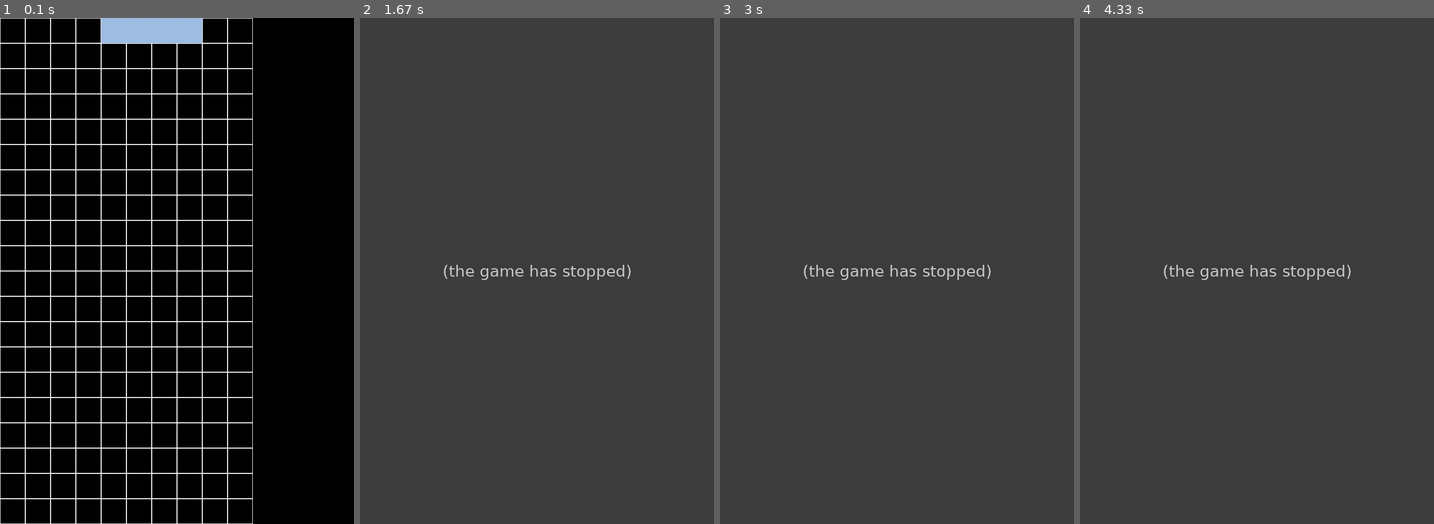
Above: before the commit, frames 1-4 (left to right).
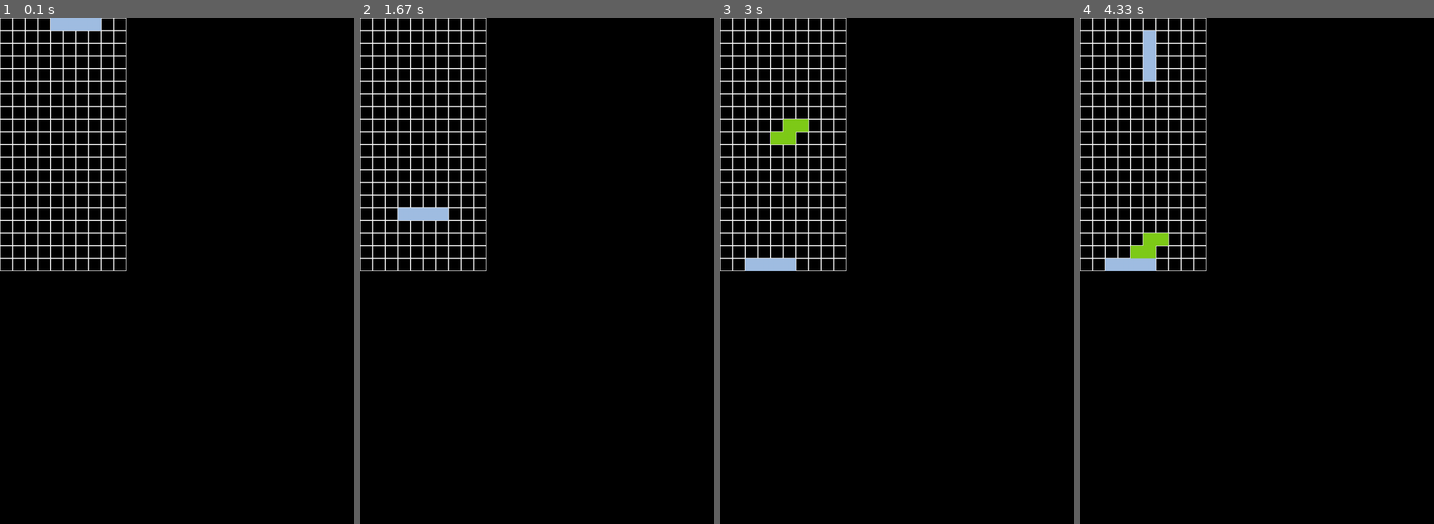
Above: after the commit, the same moments.

Repository: ao-u/pygame-tetris
Game: pygame game, started from tetris/Main/main.py
The game is run twice, just before and just after one commit, with the same random seed, the same clock (stepped at 60 frames per second) and the same inputs.
Inputs:
- Up to frame 1 (0.1 s): no input
- Up to frame 2 (1.67 s): hold A 0.33-0.8 s; hold Up 0.33-0.8 s; tap D at 0.83 s; hold Up from 1.23 s (still down)
- Up to frame 3 (3 s): release Up at 1.7 s; hold Down 1.73-2.03 s; hold Up 2.07-2.43 s; hold Down 2.47-2.83 s; hold Up from 2.87 s (still down)
- Up to frame 4 (4.33 s): release Up at 3.17 s; hold Down 3.2-3.5 s; hold Up 3.53-3.9 s; hold Down 3.93-4.3 s

The runs differ from the first frame. In frame 1, 8.5% of the frame differs, in the area x 0-72%, y 0-100%; in frame 2, 100%, in the area x 0-100%, y 0-100%; in frame 3, 100%; in frame 4, 100%.
Error before the commit: IndexError: tuple index out of range (main.py line 75); the game stopped at 0.7 s (later frames are placeholders)

Commit message:
Update main.py

Diff:
--- a/tetris/Main/main.py
+++ b/tetris/Main/main.py
@@ -9,7 +9,8 @@
 win = game.display.set_mode((gamex, gamey))
 run = True
 newpeice = True
-scale = 50
+scale = 25
+tick = 0
 
 #       0    1    2    3    4    5    6
 #bag =["I", "J", "L", "O", "S", "T", "Z"]
@@ -17,15 +18,22 @@
 currentPeice = Peice(0, 0, 0, 0, [])
 
 deadBlocks = []
+
+delayperkey = [0, 0, 0, 0]
+
+delay = 250
+
 
 #colors for each peice
 COLOR = (
     (161, 190, 228),
-    (),
-    (),
+    (51, 76, 178),
+    (216, 127, 51),
+    (229, 229, 51),
+    (127, 204, 25)
 )
 #rotation matrices for each peice
-R =    (
+R = (
     (
         #I, 0
         (-1, 0, 0, 0, 1, 0, 2, 0),
@@ -42,7 +50,7 @@
     ),
     (
         #L, 2
-        (-1, 1, -1, 0, 0, 0, 1, 0),
+        (1, -1, -1, 0, 0, 0, 1, 0),
         (1, 1, 0, -1, 0, 0, 0, 1),
         (-1, 1, -1, 0, 0, 0, 1, 0),
         (-1, -1, 0, -1, 0, 0, 0, 1)
@@ -56,10 +64,17 @@
     ),
     (
         #S, 4
-        (-1, 1, -1, 0, 0, 0, 1, 0),
-        (1, 1, 0, -1, 0, 0, 0, 1),
-        (-1, 1, -1, 0, 0, 0, 1, 0),
-        (-1, -1, 0, -1, 0, 0, 0, 1)
+        (1, -1, -1, 0, 0, 0, 0, -1),
+        (1, 1, 0, -1, 0, 0, 1, 0),
+        (-1, 1, 0, 1, 0, 0, 1, 0),
+        (-1, -1, -1, 0, 0, 0, 0, 1)
+    ),
+    (
+        #T, 5
+        (-1, 1, -1, 0, 0, 0, 0, -1),
+        (1, 1, 0, -1, 0, 0, 1, 0),
+        (-1, 1, 0, 1, 0, 0, 1, 0),
+        (-1, -1, -1, 0, 0, 0, 0, 1)
     )
 )
 
@@ -89,82 +104,124 @@
             return True
     return False
 
+def makeGrid():
+    for x in range(10):
+        for y in range(20):
+            game.draw.rect(win, (255, 255, 255), (x * scale, y * scale, scale, scale), 1)
+
+def input(key):
+    match key:
+        case 'A':
+            currentPeice.x-=1
+            updateCurrentPeiceBlocks()
+            if peiceOutOfBounds() or currentPeiceColliding():
+                currentPeice.x+=1
+        case 'D':
+            currentPeice.x+=1
+            updateCurrentPeiceBlocks()
+            if peiceOutOfBounds() or currentPeiceColliding():
+                currentPeice.x-=1
+        case 'UP':
+            currentPeice.r +=1
+            currentPeice.r %=4
+            updateCurrentPeiceBlocks()
+            if peiceOutOfBounds() or currentPeiceColliding():
+                currentPeice.r -=1
+        case 'DOWN':
+            currentPeice.r -=1
+            currentPeice.r %=4
+            updateCurrentPeiceBlocks()
+            if peiceOutOfBounds() or currentPeiceColliding():
+                currentPeice.r +=1
+    updateCurrentPeiceBlocks()
+
 
 while run:
+    keyy = []
     #check for quit
     for event in game.event.get():
         if event.type == game.QUIT:
             run = False
-    #fill bg with nothing
-    win.fill((0, 0, 0))
-    #make grid
-    for x in range(10):
-        for y in range(20):
-            game.draw.rect(win, (255, 255, 255), (x * scale, y * scale, scale, scale), 1)
-
-
-    #try to move current peice down by 1, make it dead if it hits something
-    currentPeice.y+=1
-    updateCurrentPeiceBlocks()
-    if currentPeiceColliding():
-        currentPeice.y-=1
-        updateCurrentPeiceBlocks()
-        makeDeadPeice(currentPeice)
-        newpeice = True
-
-    #create new peice if needed
-    if newpeice:
-        currentPeice.x = 5
-        currentPeice.y = 0
-        currentPeice.r = 0
-        currentPeice.tipe = 0
-        updateCurrentPeiceBlocks()
-        #makePeice(peices[-1])
-        #random.choice(bag)
-        newpeice = False
-
-
-
-    #display current peice
-    for i in range(4):
-        game.draw.rect(win, currentPeice.blocks[i].c, (currentPeice.blocks[i].x * scale, currentPeice.blocks[i].y * scale, scale, scale))
-    #display all dead peices
-    for block in deadBlocks:
-        game.draw.rect(win, block.c, (block.x * scale, block.y * scale, scale, scale))
-        print(f"x: {block.x}, y: {block.y}, c: {block.c}")
 
     #input
     keys = game.key.get_pressed()
-    if keys[game.K_UP]:
-        currentPeice.r +=1
+    if keys[game.K_UP] and delayperkey[0] <= tick:
+        input('UP')
+        delayperkey[0] = tick + delay
+    if keys[game.K_a] and delayperkey[1] <= tick:
+        input('A')
+        delayperkey[1] = tick + delay
+    if keys[game.K_d] and delayperkey[2] <= tick:
+        input('D')
+        delayperkey[2] = tick + delay
+    if keys[game.K_DOWN] and delayperkey[3] <= tick:
+        input('DOWN')
+        delayperkey[3] = tick + delay
+
+    tick+=1
+    if tick % 100 == 0:
+
+        #fill bg with nothing
+        win.fill((0, 0, 0))
+        #make grid
+        makeGrid()
+
+        #try to move current peice down by 1, make it dead if it hits something
+        currentPeice.y+=1
         updateCurrentPeiceBlocks()
-        if peiceOutOfBounds():
-            currentPeice.r -=1
-
-    if keys[game.K_DOWN]:
-        currentPeice.r -=1
-        updateCurrentPeiceBlocks()
-        if peiceOutOfBounds():
-            currentPeice.r +=1
-
-    if keys[game.K_a]:
-        currentPeice.x-=1
-        updateCurrentPeiceBlocks()
-        if peiceOutOfBounds():
-            currentPeice.x+=1
-
-    if keys[game.K_d]:
-        currentPeice.x+=1
-        updateCurrentPeiceBlocks()
-        if peiceOutOfBounds():
-            currentPeice.x-=1
-
-    updateCurrentPeiceBlocks()
-    currentPeice.r %=4
-
-    game.display.update()
-    game.time.delay(100)
-
-
-
+        if currentPeiceColliding():
+            currentPeice.y-=1
+            updateCurrentPeiceBlocks()
+            makeDeadPeice(currentPeice)
+            newpeice = True
+
+        #clear lines
+        lineClearer = [ [] for _ in range(20)]
+        j = 0
+        for block in deadBlocks:
+            lineClearer[block.y].append(block.x)
+        for i in range(len(lineClearer)):
+            if sum(lineClearer[i]) == 45:
+                while j != len(deadBlocks):
+                    if deadBlocks[j].y == i:
+                        deadBlocks.remove(deadBlocks[j])
+                    else:
+                        j+=1
+                for blockk in deadBlocks:
+                    if blockk.y < i:
+                        blockk.y+=1
+
+
+
+        #create new peice if needed
+        if newpeice:
+            currentPeice.x = 5
+            currentPeice.y = 0
+            currentPeice.r = 0
+            currentPeice.tipe = random.randint(0, 4)
+            updateCurrentPeiceBlocks()
+            #makePeice(peices[-1])
+            #random.choice(bag)
+            newpeice = False
+
+
+
+        #display current peice
+        for i in range(4):
+            game.draw.rect(win, currentPeice.blocks[i].c, (currentPeice.blocks[i].x * scale, currentPeice.blocks[i].y * scale, scale, scale))
+        #display all dead peices
+        for block in deadBlocks:
+            game.draw.rect(win, block.c, (block.x * scale, block.y * scale, scale, scale))
+            #print(f"x: {block.x}, y: {block.y}, c: {block.c}")
+
+        #input
+
+
+
+
+
+
+        game.display.update()
+        #exec("print('hello')")
+    game.time.delay(1)
 game.quit()
